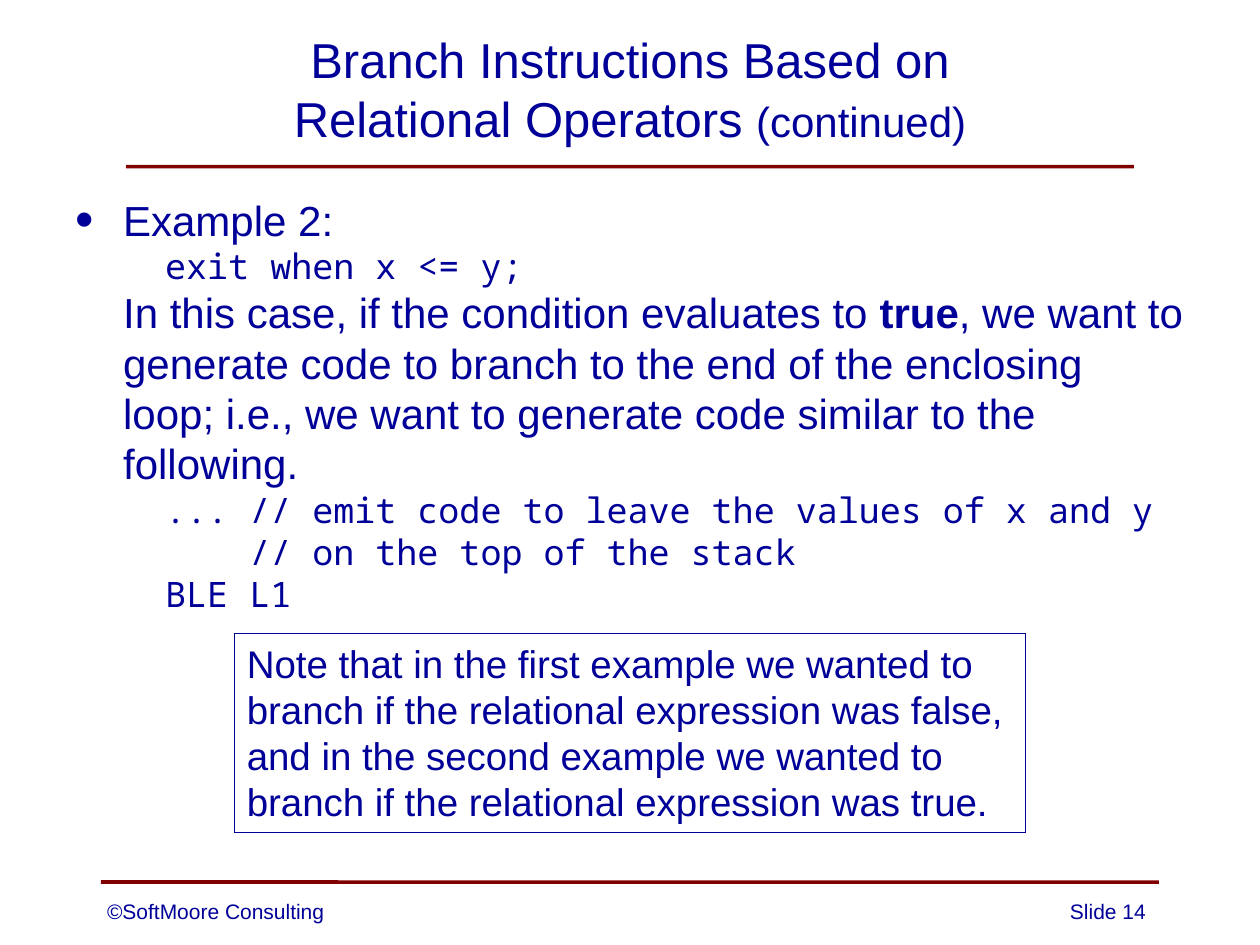
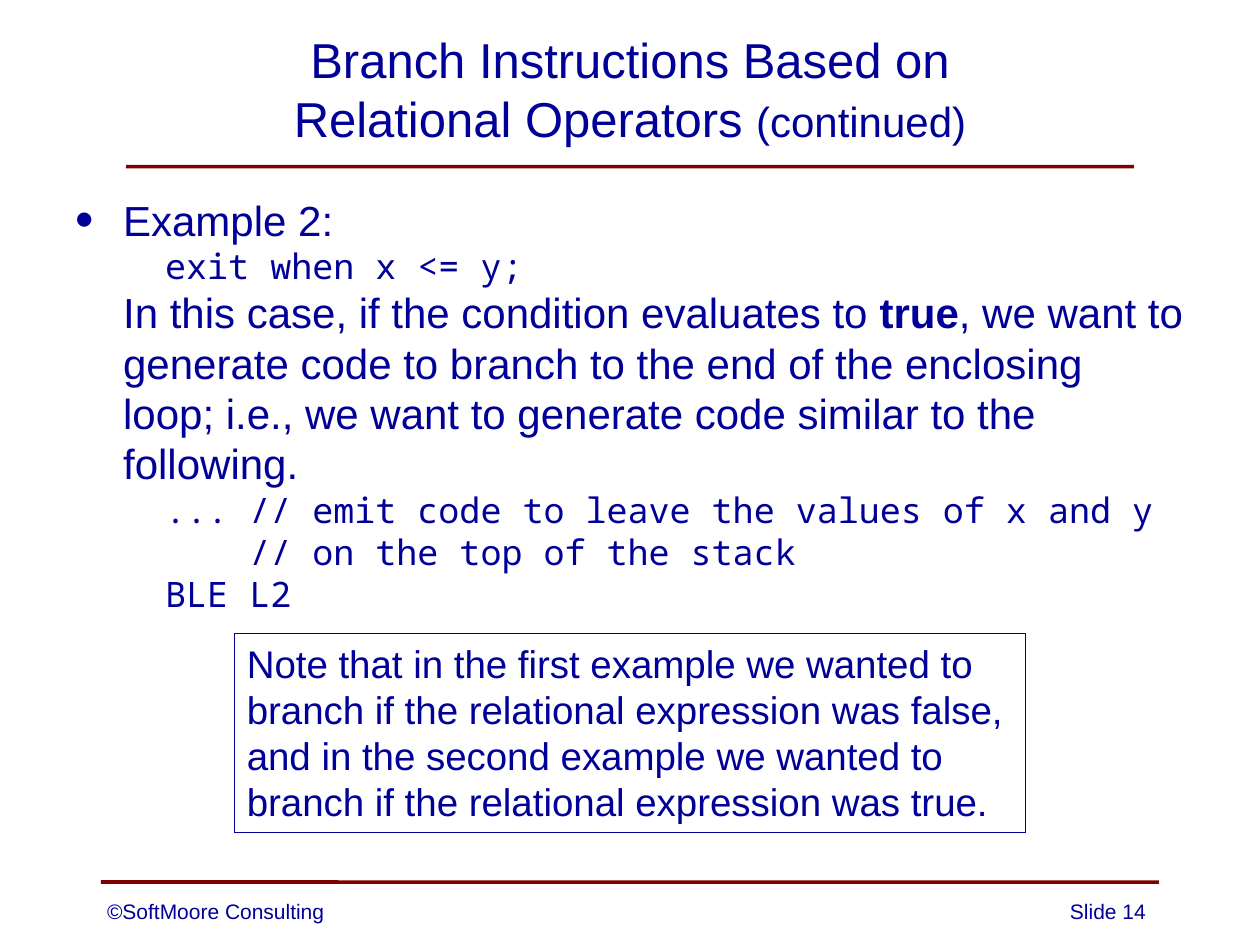
Before and after one commit to SoftMoore/CPRL-Java-3rd, a slide deck: slide 14 of PowerPoints/11 - Code Generation.pptx. Drawn at 1260x945 pixels with LibreOffice and Linux fonts; fonts in the diff are those of the drawing. Boxes give left, top, right and bottom in pixels: in the first picture for what was removed or moved away, otherwise in the second. Text is boxed around its words. In the diff, an @@ line names an element or a change of style, - is before the commit and + after.

Commit message:
minor improvement to one PowerPoint slide

```diff
--- a/PowerPoints/11 - Code Generation.pptx
+++ b/PowerPoints/11 - Code Generation.pptx
@@ text at <box>123,205,1183,607</box>: text changed @@
-• Example 2:
-  exit when x <= y;
-  In this case, if the condition evaluates to true, we want to generate code to branch to the end of the enclosing loop; i.e., we want to generate code similar to the following.
-  ... // emit code to leave the values of x and y
-  // on the top of the stack
-  BLE L1
+• Example 2:
+  exit when x <= y;
+  In this case, if the condition evaluates to true, we want to generate code to branch to the end of the enclosing loop; i.e., we want to generate code similar to the following.
+  ... // emit code to leave the values of x and y
+  // on the top of the stack
+  BLE L2
```
